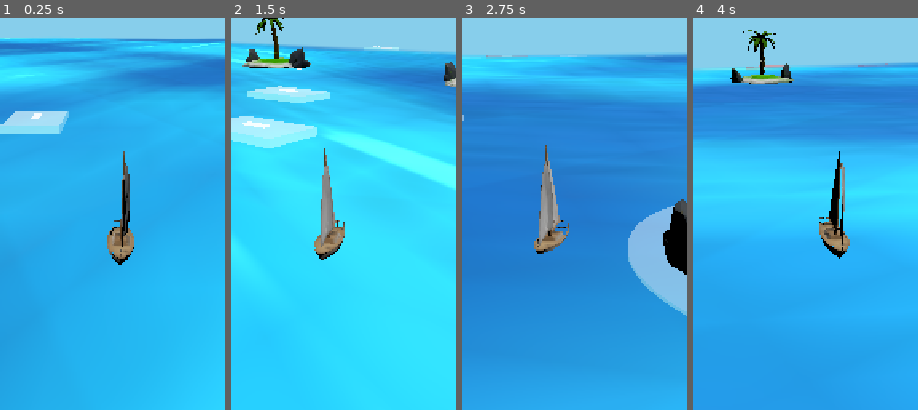
Above: before the commit, frames 1-4 (left to right).
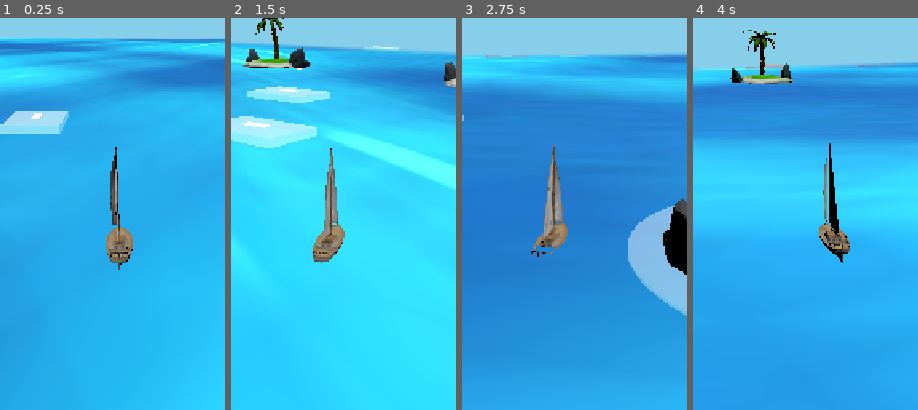
Above: after the commit, the same moments.

Repository: lseyesl/ai_game_board
Game: Godot game, scene res://scenes/main/Main.tscn
Two runs of this game, one before a commit and one after it. Both use one fixed random seed, a clock stepped at 60 frames per second and the inputs below.
Inputs (mouse positions are % of the whole screen's width and height, from its top left):
- Up to frame 1 (0.25 s): no input
- Up to frame 2 (1.5 s): tap Enter (ui_accept) at 0.5, 0.77 s; move the mouse to (72, 44) at 0.52 s; hold Right (ui_right) 0.53-1.25 s; tap F at 0.6 s; click (72, 44) at 0.67 s; drag from (30, 54) to (45, 69) at 1.27 s
- Up to frame 3 (2.75 s): move the mouse to (60, 27) at 2.02 s; hold Right (ui_right) from 2.03 s (still down); hold E from 2.03 s (still down)
- Up to frame 4 (4 s): release Right (ui_right) at 2.75 s; release E at 2.75 s; drag from (45, 69) to (20, 34) at 2.77 s; move the mouse to (80, 64) at 3.52 s; hold Left (ui_left) from 3.53 s (still down); tap F at 3.6 s; tap Enter (ui_accept) at 3.77 s
The pictures show only the part of the screen within x 23-73%, y 27-77%; the shares and areas given below are measured in that part.

The runs differ from the first frame. In frame 1, 1.8% of the frame differs, in the area x 47-60%, y 32-65%; in frame 2, 1.5%; in frame 3, 2.0%, in the area x 30-48%, y 32-61%; in frame 4, 1.5%.

Commit message:
fix: align boat visual with movement direction
Ultraworked with [Sisyphus](https://github.com/code-yeongyu/oh-my-openagent)

Co-authored-by: Sisyphus <clio-agent@sisyphuslabs.ai>

Diff:
--- a/scripts/ship/ship_controller.gd
+++ b/scripts/ship/ship_controller.gd
@@ -194,7 +194,7 @@
 	var boat_model = boat_scene.instantiate()
 	boat_model.name = "BoatModel"
 	boat_model.position = Vector3(0.0, 0.0, 0.0)
-	boat_model.rotation_degrees = Vector3(0.0, 0.0, 0.0)
+	boat_model.rotation_degrees = Vector3(0.0, 180.0, 0.0)
 	boat_model.scale = Vector3(4.0, 4.0, 4.0)
 	_promote_visual_priority(boat_model)
 	add_child(boat_model)
--- a/tests/unit/test_wave_ship_interaction.gd
+++ b/tests/unit/test_wave_ship_interaction.gd
@@ -33,8 +33,11 @@
 	ship.forward_speed = 10.0
 	ship.base_y = 0.0
 	ship._build_visuals()
-	if ship.get_node_or_null("BoatModel") == null:
+	var boat_model := ship.get_node_or_null("BoatModel") as Node3D
+	if boat_model == null:
 		failures.append("ship should load the board.glb boat model")
+	elif not is_equal_approx(wrapf(boat_model.rotation_degrees.y, -180.0, 180.0), -180.0):
+		failures.append("ship visual model should yaw 180 degrees so the bow faces movement direction")
 	ship.simulate_tick(1.0, 0.0)
 	if ship.position_delta.z >= 0.0:
 		failures.append("ship should move forward along negative z")
